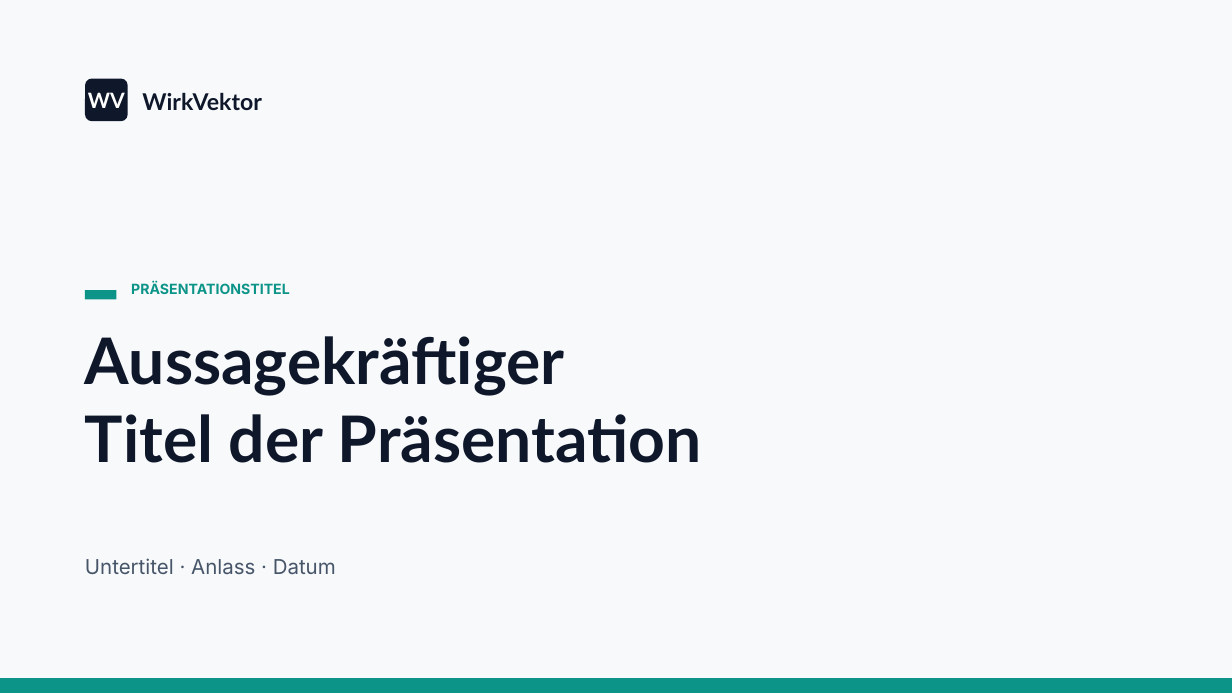
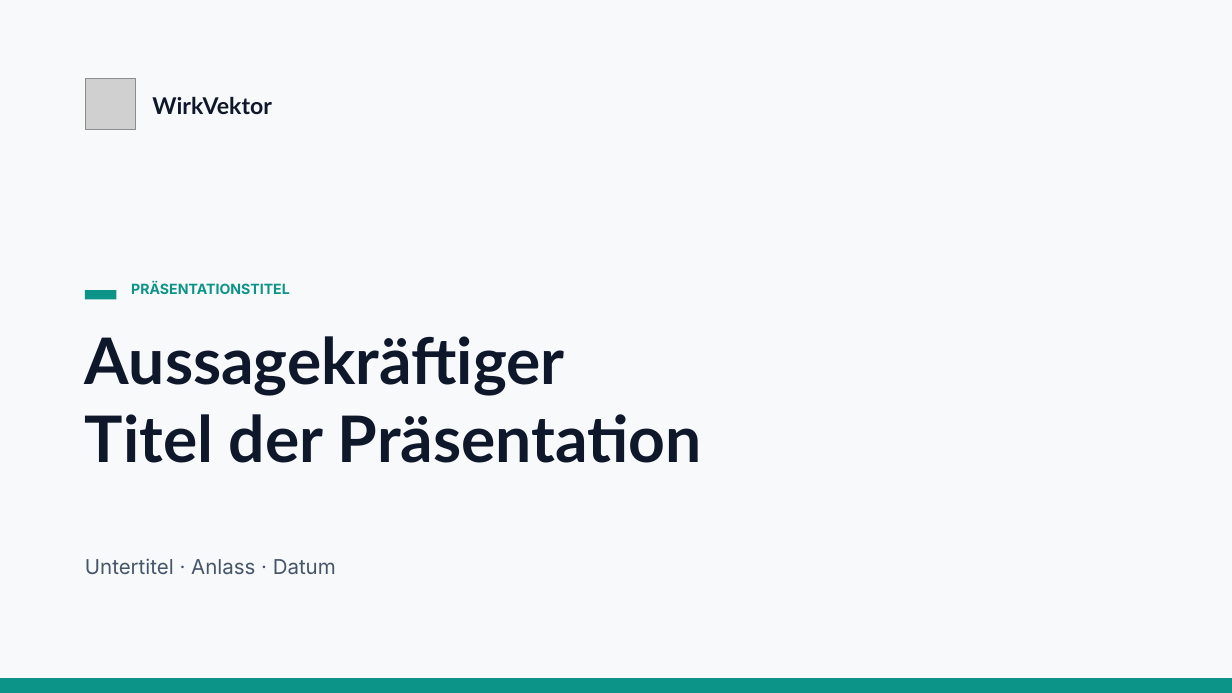
Before and after one commit to SZzip/WirkVektor, a slide deck: slide 2 of 02 Projekte/Geschäftsausstattung und Vorlagen/Vorlagen/Präsentation/WirkVektor Master-Folien.pptx. Drawn at 1232x693 pixels with LibreOffice and Linux fonts; fonts in the diff are those of the drawing; grey boxes stand for pictures. Boxes give left, top, right and bottom in pixels: in the first picture for what was removed or moved away, otherwise in the second. Text is boxed around its words. In the diff, an @@ line names an element or a change of style, - is before the commit and + after.

```diff
--- a/02 Projekte/Geschäftsausstattung und Vorlagen/Vorlagen/Präsentation/WirkVektor Master-Folien.pptx
+++ b/02 Projekte/Geschäftsausstattung und Vorlagen/Vorlagen/Präsentation/WirkVektor Master-Folien.pptx
@@ rounded rectangle removed at (85,79,128,121) @@
-WV
@@ picture added at (85,79,136,129) @@
@@ text "WirkVektor": place and size @@
-text "WirkVektor" at (142,92,262,110)
+text "WirkVektor" at (152,96,272,114)
```
Also in this commit, not shown: 3 other slides changed, 31 other files.
